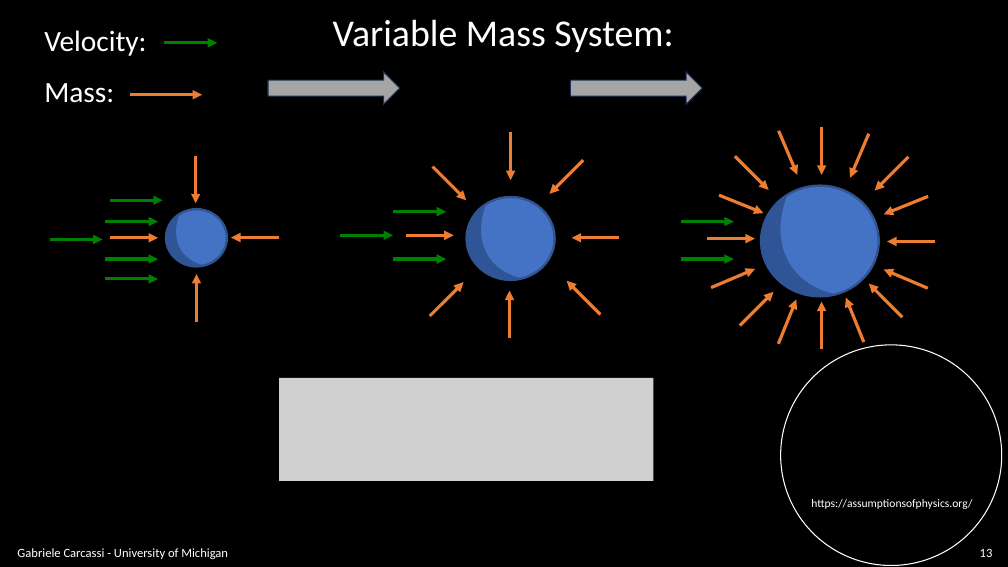
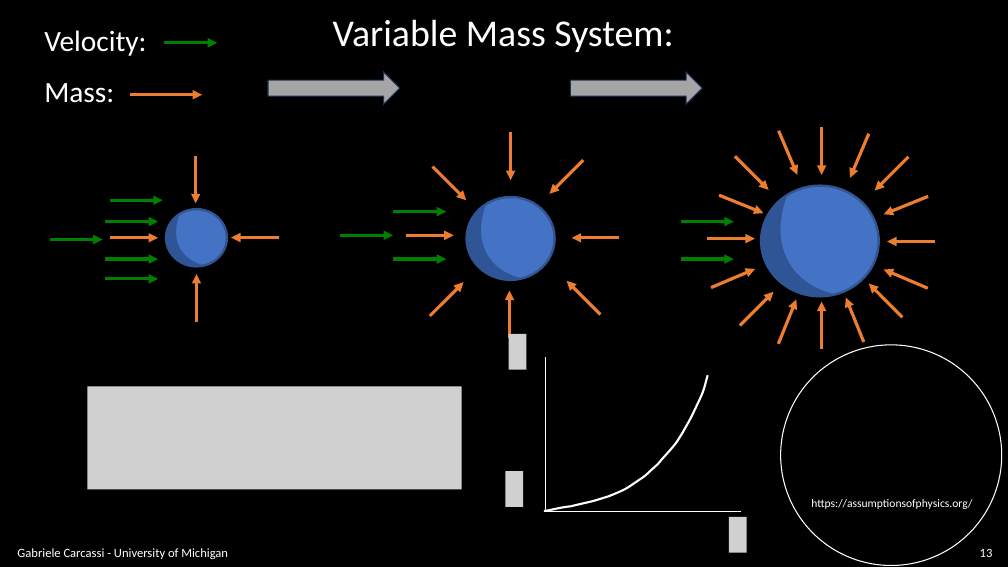
Before and after one commit to assumptionsofphysics/slides, a slide deck: slide 13 of BookCompanions-v2/RP-Class-2.pptx. Drawn at 1008x567 pixels with LibreOffice and Linux fonts; fonts in the diff are those of the drawing; grey boxes stand for pictures; background and template pictures are left out. Boxes give left, top, right and bottom in pixels: in the first picture for what was removed or moved away, otherwise in the second. Text is boxed around its words. In the diff, an @@ line names an element or a change of style, - is before the commit and + after.

```diff
--- a/BookCompanions-v2/RP-Class-2.pptx
+++ b/BookCompanions-v2/RP-Class-2.pptx
@@ picture: place and size @@
-picture at [279,378,653,481]
+picture at [88,386,462,489]
@@ group added at [506,334,747,553]: 3 pictures, 3 freeform shapes @@
```
Also in this commit, not shown: 6 other slides changed, 4 slides added, 1 other file.
